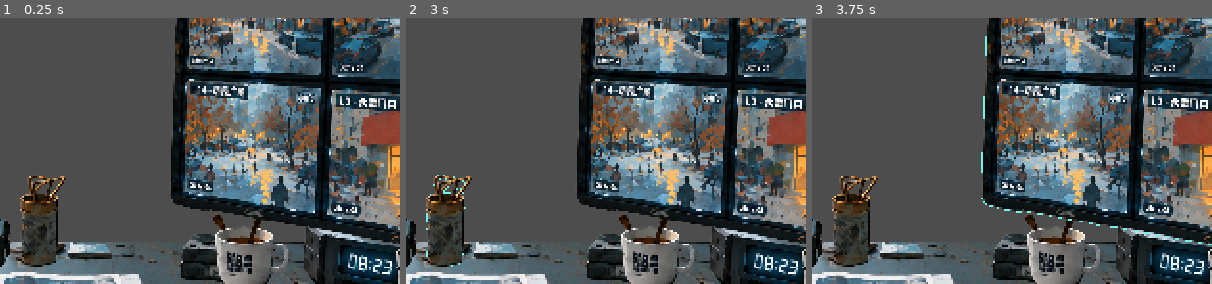
Above: before the commit, frames 1-3 (left to right).
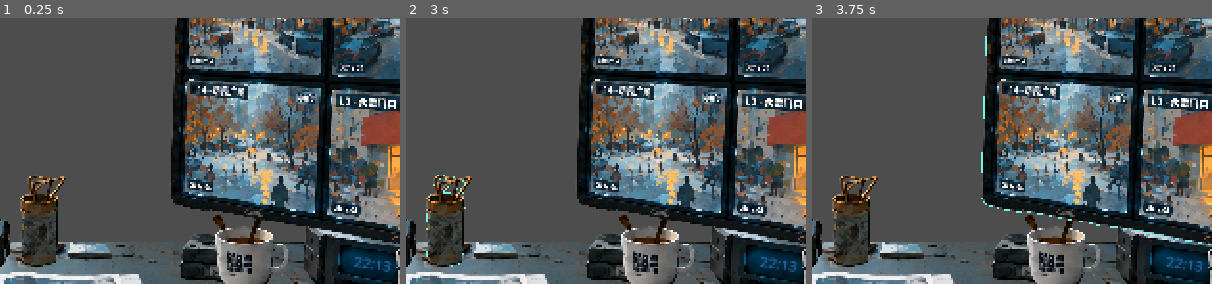
Above: after the commit, the same moments.

Repository: wukeyh/godot-game
Game: Godot game, scene res://scenes/registration_workspace.tscn
Two runs of this game, one before a commit and one after it. Both use one fixed random seed, a clock stepped at 60 frames per second and the inputs below.
Inputs (mouse positions are % of the whole screen's width and height, from its top left):
- Up to frame 1 (0.25 s): no input
- Up to frame 2 (3 s): tap Enter at 0.5, 2 s; move the mouse to (72, 45) at 0.52 s; tap Space at 1.25, 2.75 s; move the mouse to (30, 55) at 1.27 s; move the mouse to (60, 28) at 2.02 s; move the mouse to (45, 70) at 2.77 s
- Up to frame 3 (3.75 s): tap Enter at 3.5 s; move the mouse to (80, 65) at 3.52 s
The pictures show only the part of the screen within x 40-90%, y 29-79%; the shares and areas given below are measured in that part.

The runs differ from the first frame. In frame 1, 0.4% of the frame differs, in the area x 84-98%, y 88-97%; in frame 2, 0.4%; in frame 3, 0.4%.

Commit message:
添加实时数字时钟显示
- 新增实时读取系统时间的时钟脚本
- 将数字时钟显示节点加入注册工作区场景
- 更新数字时钟背景资源

Diff:
--- a/scenes/registration_workspace.tscn
+++ b/scenes/registration_workspace.tscn
@@ -17,6 +17,7 @@
 [ext_resource type="Texture2D" uid="uid://kgtk1wqdd1cv" path="res://assets/场景图片素材/15-金属桶盆栽.png" id="15_plant"]
 [ext_resource type="Texture2D" uid="uid://jtgvwoqn3a23" path="res://assets/场景图片素材/16-右下角堆叠书籍电子设备组.png" id="16_corner"]
 [ext_resource type="Script" uid="uid://ddfrh378oegof" path="res://scripts/hover_texture.gd" id="17_hover"]
+[ext_resource type="Script" uid="uid://ck15gnwt4se3s" path="res://scripts/clock_display.gd" id="18_clock_display"]
 
 [sub_resource type="Shader" id="Shader_15jlx"]
 code = "
@@ -551,6 +552,22 @@
 stretch_mode = 5
 script = ExtResource("17_hover")
 
+[node name="LiveClockDisplay" type="Label" parent="桌面物件_拖动这些节点调整位置" unique_id=1503965367]
+process_mode = 3
+layout_mode = 0
+offset_left = 1267.0
+offset_top = 742.99994
+offset_right = 1386.0
+offset_bottom = 784.99994
+rotation = 0.152481
+theme_override_colors/font_color = Color(0.1422753, 0.38384312, 0.61927265, 1)
+theme_override_font_sizes/font_size = 28
+text = "20:07:38"
+horizontal_alignment = 1
+vertical_alignment = 1
+script = ExtResource("18_clock_display")
+font_size = 28
+clock_color = Color(0.1422753, 0.38384312, 0.61927265, 1)
 [node name="展开的城市地图册" type="TextureRect" parent="桌面物件_拖动这些节点调整位置" unique_id=94305511]
 material = SubResource("ShaderMaterial_q8d51")
 layout_mode = 0
--- /dev/null
+++ b/scripts/clock_display.gd
@@ -0,0 +1,54 @@
+@tool
+extends Label
+
+## Live system clock overlay for the NEXUS-7 display.
+## @tool keeps the same clock visible in the Godot editor preview.
+
+@export_category("Clock Appearance")
+@export var display_scale := Vector2.ONE
+@export_range(8, 256, 1) var font_size := 29
+@export var clock_font: Font
+@export var clock_color := Color(0.86, 0.98, 1.0, 1.0)
+
+var _last_scale := Vector2.ZERO
+var _last_font_size := -1
+var _last_clock_font: Font
+var _last_clock_color := Color.TRANSPARENT
+
+func _ready() -> void:
+	process_mode = Node.PROCESS_MODE_ALWAYS
+	_apply_appearance()
+	_refresh_time()
+
+
+func _process(_delta: float) -> void:
+	if display_scale != _last_scale or font_size != _last_font_size or clock_font != _last_clock_font or clock_color != _last_clock_color:
+		_apply_appearance()
+	var current_time := _get_clock_text()
+	if text != current_time:
+		text = current_time
+
+
+func _refresh_time() -> void:
+	text = _get_clock_text()
+
+
+func _get_clock_text() -> String:
+	return Time.get_time_string_from_system().substr(0, 5)
+
+
+func _apply_appearance() -> void:
+	_last_scale = display_scale
+	_last_font_size = font_size
+	_last_clock_font = clock_font
+	_last_clock_color = clock_color
+	scale = display_scale
+	add_theme_font_size_override("font_size", font_size)
+	add_theme_color_override("font_color", clock_color)
+	remove_theme_color_override("font_shadow_color")
+	remove_theme_constant_override("shadow_offset_x")
+	remove_theme_constant_override("shadow_offset_y")
+	if clock_font:
+		add_theme_font_override("font", clock_font)
+	else:
+		remove_theme_font_override("font")
Binary file changed: assets/场景图片素材/12-NEXUS-7数字时钟.png
Not shown, added: scripts/clock_display.gd.uid
